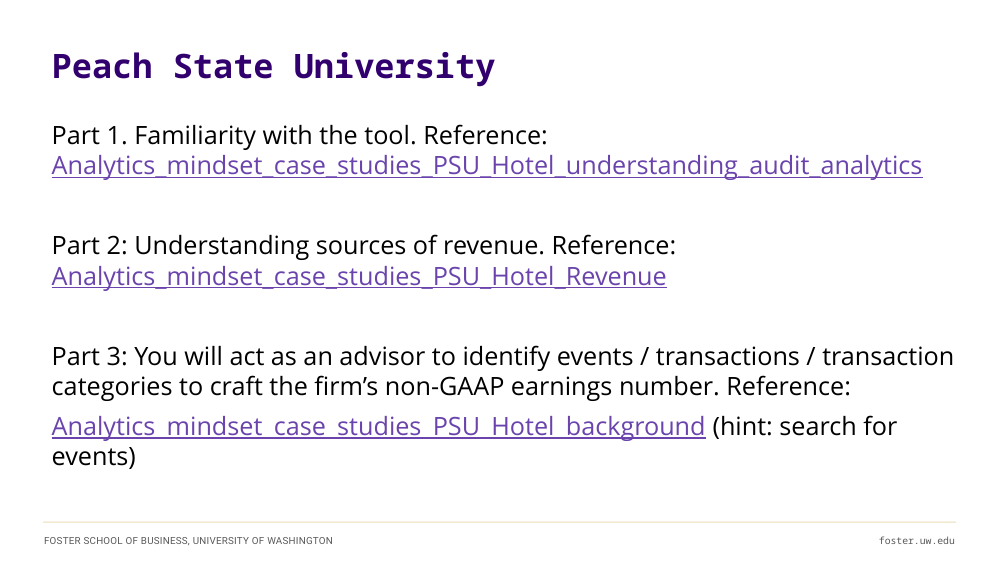
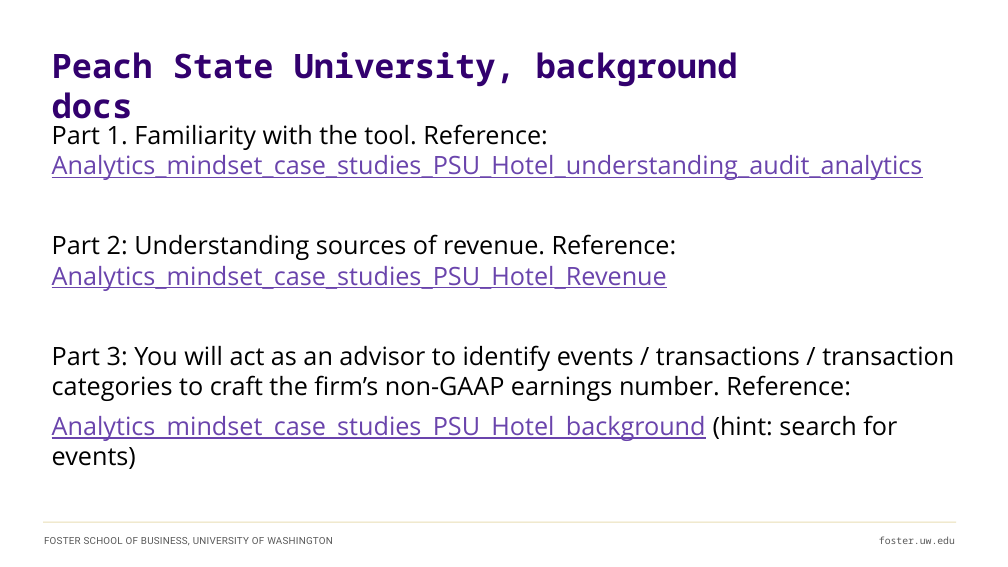
Before and after one commit to ashercurtis/slides.io, a slide deck: slide 20 of BUS AN_500/BUS AN500Class01_2026.pptx (slide 15 before the commit). Drawn at 1008x567 pixels with LibreOffice and Linux fonts; fonts in the diff are those of the drawing. Boxes give left, top, right and bottom in pixels: in the first picture for what was removed or moved away, otherwise in the second. Text is boxed around its words. In the diff, an @@ line names an element or a change of style, - is before the commit and + after.

```diff
--- a/BUS AN_500/BUS AN500Class01_2026.pptx
+++ b/BUS AN_500/BUS AN500Class01_2026.pptx
@@ title at box(52, 52, 738, 128): text changed @@
-Peach State University
+Peach State University, background docs
```
Also in this commit, not shown: 11 other slides changed, 9 slides added, 3 slides removed, 1 other file.
